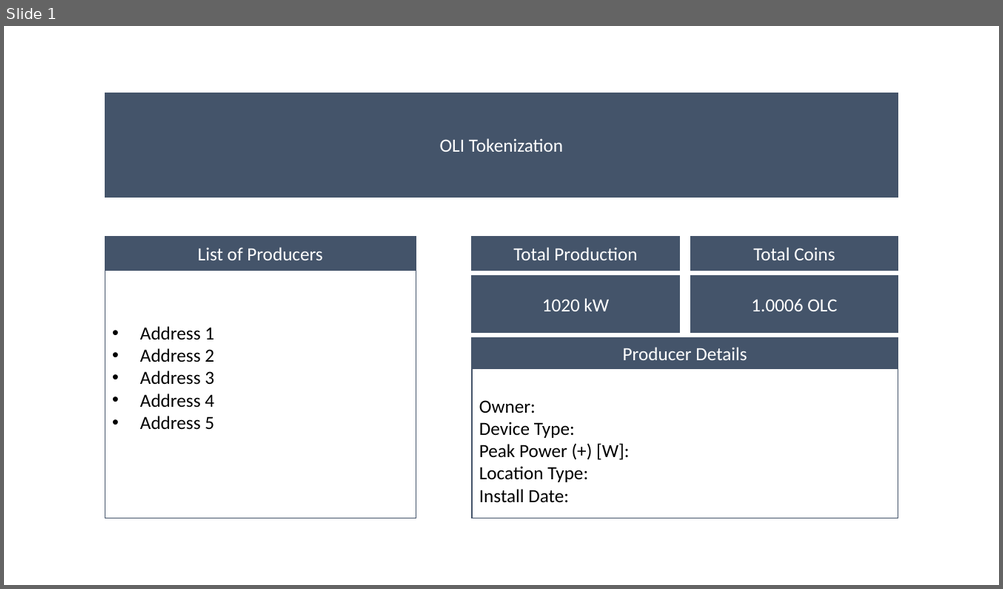
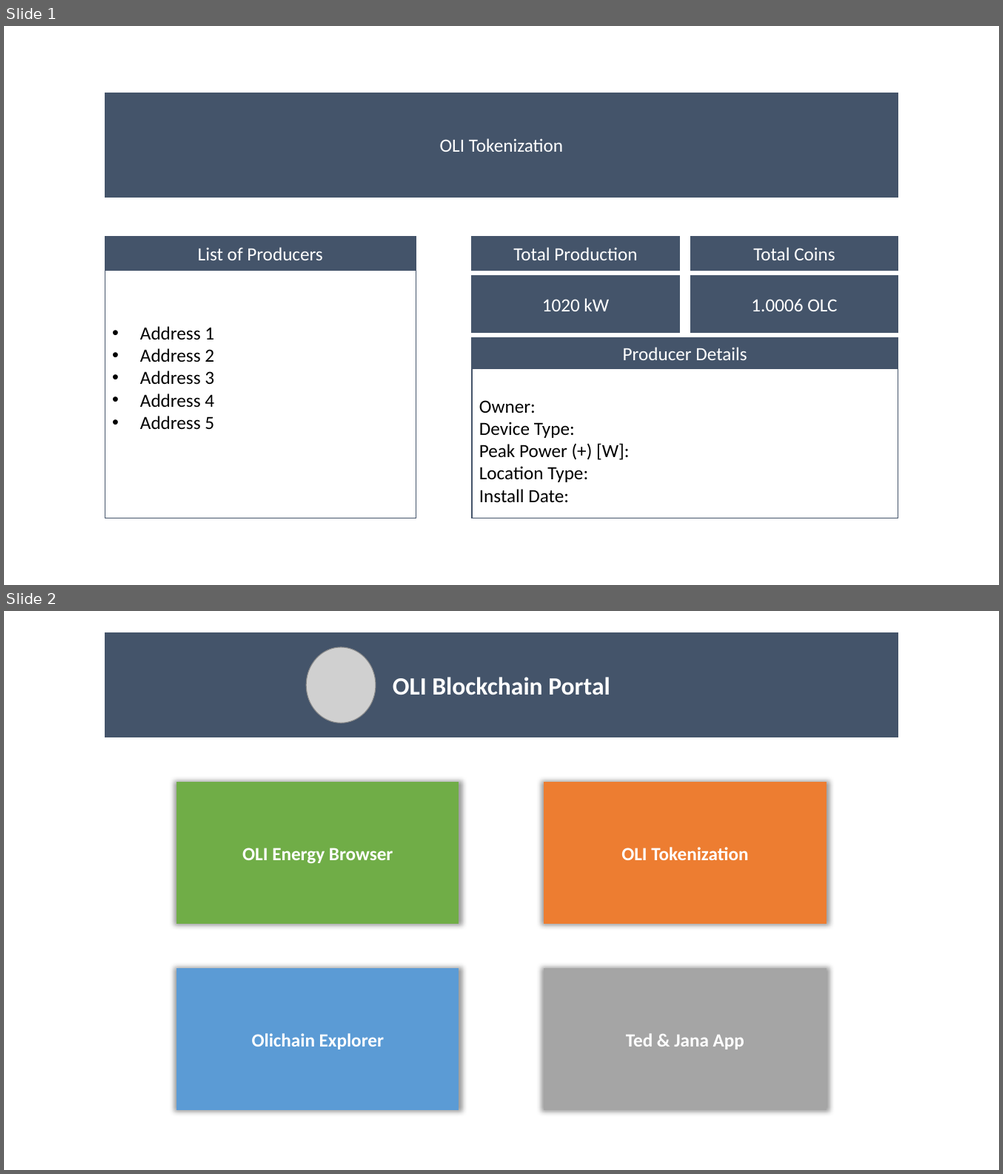
Before and after one commit to olisystems/oli-tokenization, a slide deck: oli-tokenization-mockup.pptx. Shown one above the other, each under a label of ours: slide 1 before the commit, slides 1 and 2 after it. The pictures are 1003x589 and 1003x1174 pixels, drawn with LibreOffice and Linux fonts; fonts in the diff are those of the drawing; grey boxes stand for pictures. Boxes give left, top, right and bottom in pixels: in the first picture for what was removed or moved away, otherwise in the second. Text is boxed around its words. In the diff, an @@ line names an element or a change of style, - is before the commit and + after.

```diff
--- a/oli-tokenization-mockup.pptx
+++ b/oli-tokenization-mockup.pptx
@@ slide 2 added at <box>4,611,999,1170</box>, background #FFFFFF @@
@@ rectangle added at <box>105,633,898,737</box>, fill #44546A, outline #44546A 1 pt, 24 pt, text #FFFFFF, bold @@
+OLI Blockchain Portal
@@ picture added at <box>306,647,375,723</box> @@
@@ rectangle added at <box>177,783,458,923</box>, fill #70AD47, outline #70AD47 1 pt, 18 pt, text #FFFFFF, bold @@
+OLI Energy Browser
@@ rectangle added at <box>544,783,825,923</box>, fill #ED7D31, outline #ED7D31 1 pt, 18 pt, text #FFFFFF, bold @@
+OLI Tokenization
@@ rectangle added at <box>177,969,458,1111</box>, fill #5B9BD5, outline #5B9BD5 1 pt, 18 pt, text #FFFFFF, bold @@
+Olichain Explorer
@@ rectangle added at <box>544,969,825,1111</box>, fill #A5A5A5, outline #A5A5A5 1 pt, 18 pt, text #FFFFFF, bold @@
+Ted & Jana App
```
Also in this commit, not shown: 1 other file.
